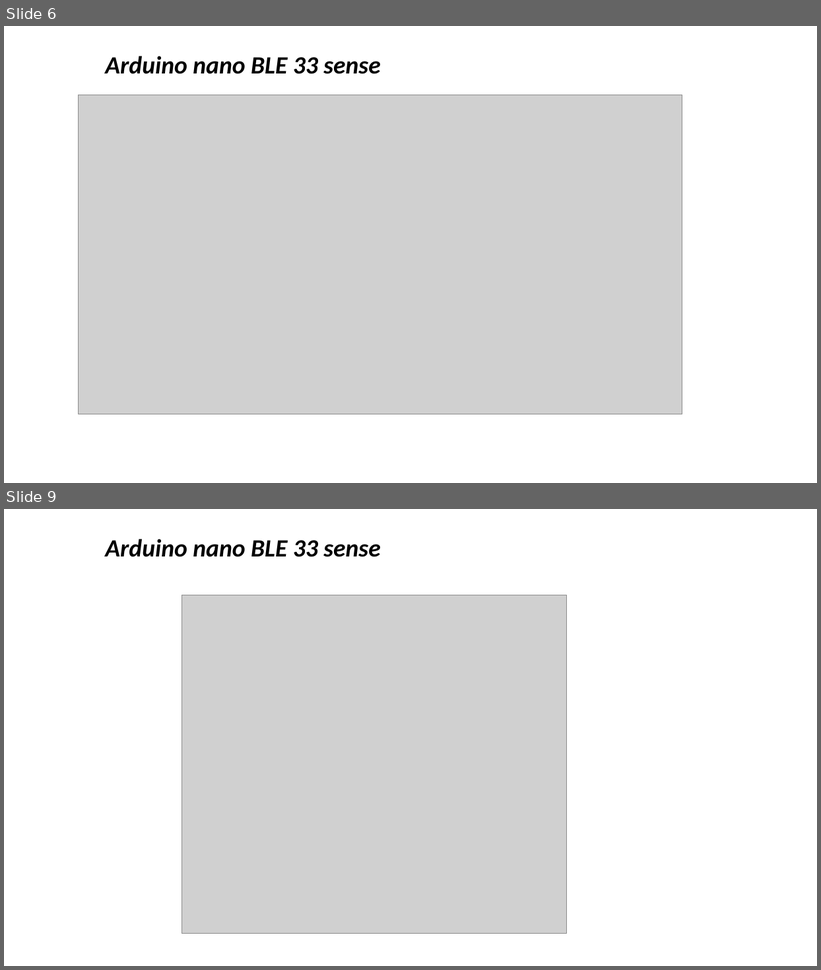
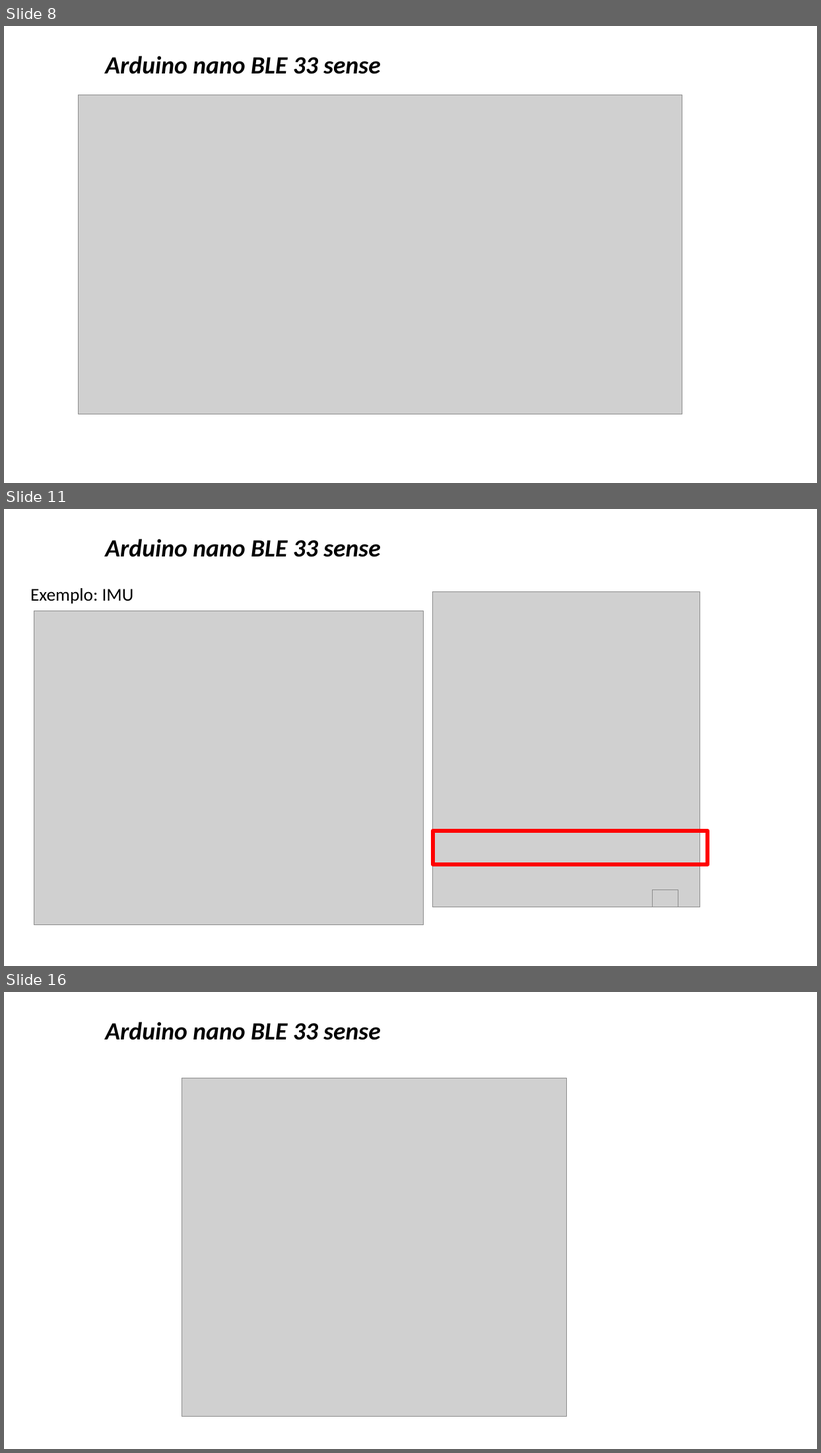
Before and after one commit to zz4fap/tp557-iot-ml, a slide deck: slides/TP557_14b_introducao_arduinoble.pptx. Shown one above the other, each under a label of ours: slides 6 and 9 before the commit, slides 8, 11 and 16 after it; the slides between them are not shown. The pictures are 821x970 and 821x1453 pixels, drawn with LibreOffice and Linux fonts; fonts in the diff are those of the drawing; grey boxes stand for pictures; background and template pictures are left out. Boxes give left, top, right and bottom in pixels: in the first picture for what was removed or moved away, otherwise in the second. Text is boxed around its words. In the diff, an @@ line names an element or a change of style, - is before the commit and + after.

```diff
--- a/slides/TP557_14b_introducao_arduinoble.pptx
+++ b/slides/TP557_14b_introducao_arduinoble.pptx
@@ slide 11 added at (4,509,817,966), background picture (left out) @@
@@ title added at (105,539,380,557), 29.3 pt, text #000000, bold, italic @@
+Arduino nano BLE 33 sense
@@ text added at (30,588,134,604), 21.3 pt, text #000000 @@
+Exemplo: IMU
@@ picture added at (433,592,700,908) @@
@@ picture added at (34,611,424,925) @@
@@ rectangle added at (433,831,708,865), outline #FF0000 4.5 pt @@
@@ picture added at (653,890,679,908) @@
@@ what was slide 6 is now slide 8 @@
@@ what was slide 9 is now slide 16 @@
```
Also in this commit, not shown: 3 slides changed, 6 other slides added, 1 other file.
